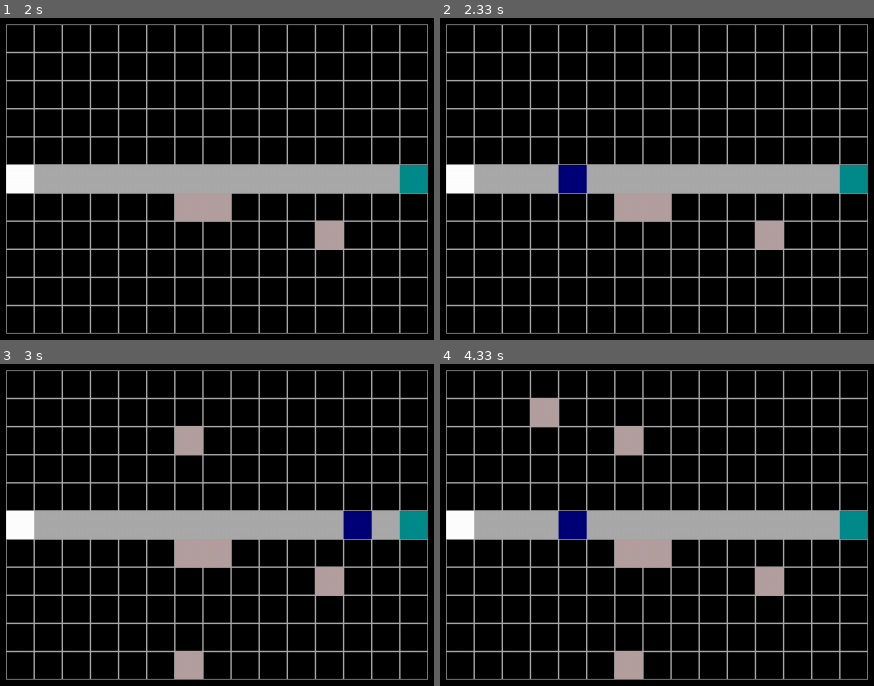
Above: before the commit, frames 1-4 (two rows, left to right).
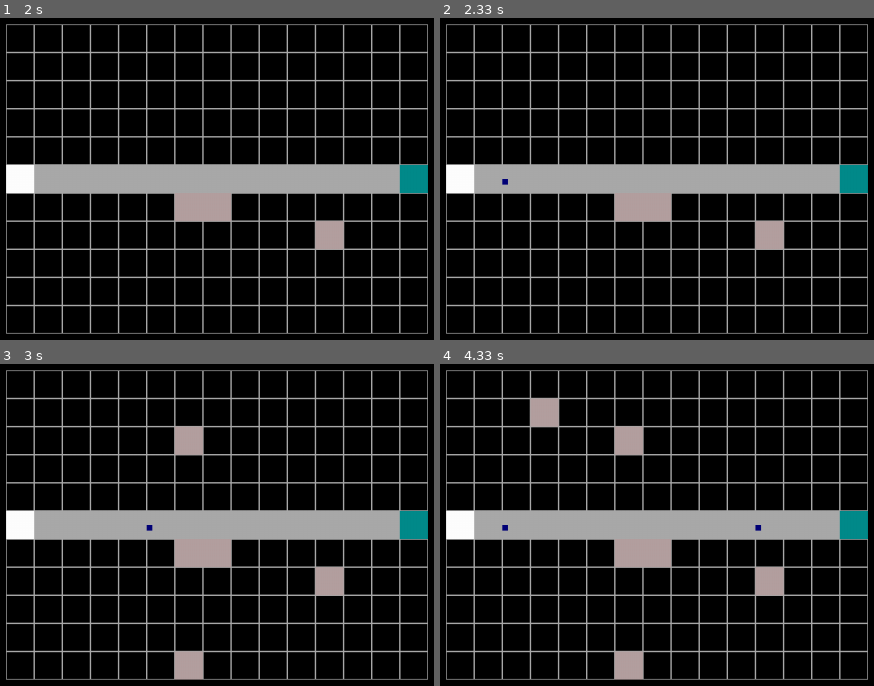
Above: after the commit, the same moments.

Repository: GawarWawar/pygame_project
Game: pygame game, started from main.py
Two runs of this game, one before a commit and one after it. Both use one fixed random seed, a clock stepped at 60 frames per second and the inputs below.
Inputs (mouse positions are in pixels of both pictures, inside the frame that each line leads up to):
- Up to frame 1 (2 s): click (182, 201) at 0.38 s; click (221, 211) at 0.72 s; click (321, 224) at 1.55 s
- Up to frame 2 (2.33 s): no input
- Up to frame 3 (3 s): click (177, 657) at 2.38 s; click (186, 438) at 2.72 s
- Up to frame 4 (4.33 s): click (531, 421) at 3.05 s

Frame 1 is identical in both runs. In frame 2, 0.6% of the frame differs, in the area x 14-34%, y 45-55%; in frame 3, 0.6%; in frame 4, 0.6%, in the area x 14-74%, y 45-55%.

Commit message:
small changes to the enemies

Diff:
--- a/entities/enemies.py
+++ b/entities/enemies.py
@@ -18,7 +18,7 @@
 
     ) -> None:
         self.health_points = 100
-        self.speed = 8
+        self.speed = 3
 
         self.fill_colour = (0, 0, 120)
         self.border_size = 0
--- a/main.py
+++ b/main.py
@@ -64,13 +64,13 @@
 
         if event.type == ENEMY_WAVE:
             for i in range(1):
-                foe_coordinates = field.field_of_tiles[entrances[0][0]][entrances[0][1]].rect.topleft
+                foe_coordinates = field.field_of_tiles[entrances[0][0]][entrances[0][1]].rect.center
                 print(foe_coordinates)
                 foe_to_append = (
                     enemies.Enemy(
                         foe_coordinates,
-                        field.SQUARE_DIMENSIONS,
-                        field.SQUARE_DIMENSIONS
+                        field.SQUARE_DIMENSIONS/5,
+                        field.SQUARE_DIMENSIONS/5
                     )
                 )
                 foe_to_append.draw(screen)
